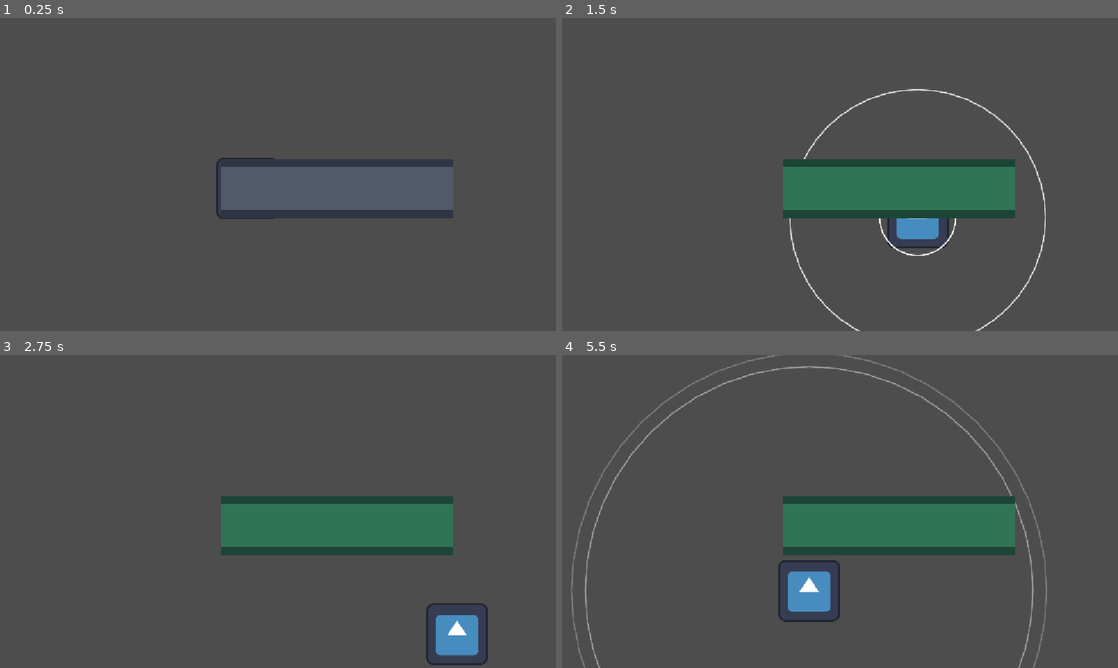
Above: before the commit, frames 1-4 (two rows, left to right).
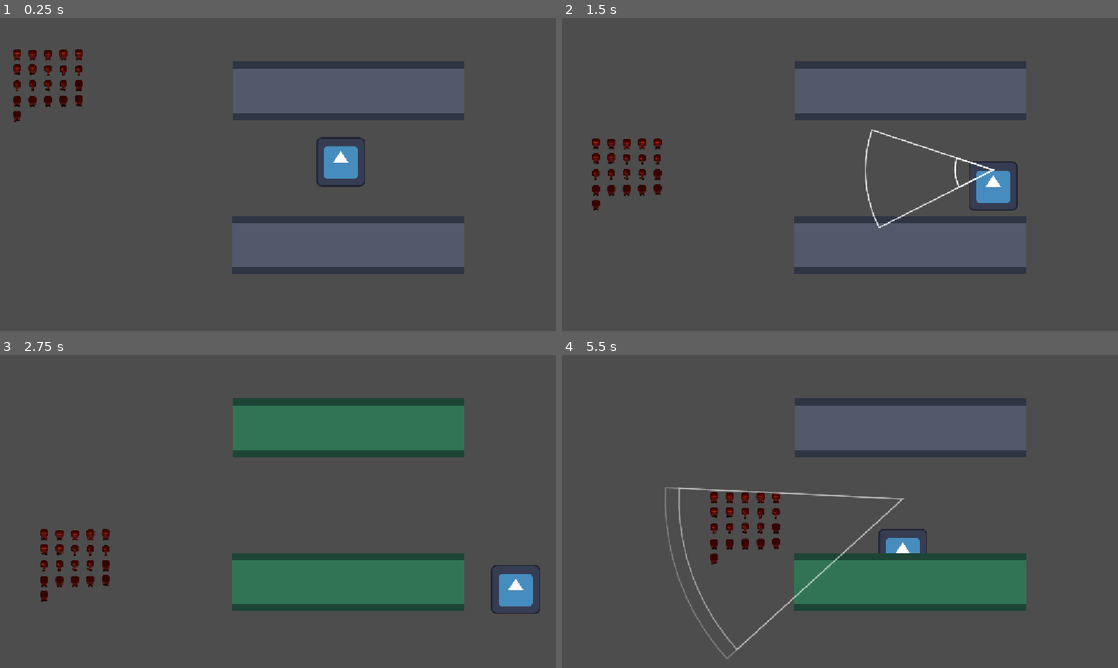
Above: after the commit, the same moments.

Repository: NightInsX/StinkyBonesTests
Game: Godot game, scene res://node_2d.tscn
The game is run twice, just before and just after one commit, with the same random seed, the same clock (stepped at 60 frames per second) and the same inputs. The engine's default icon, where the game draws it, is replaced by a stand-in: a white triangle on a blue panel in a dark square.
Inputs (mouse positions are in pixels of both pictures, inside the frame that each line leads up to):
- Up to frame 1 (0.25 s): no input
- Up to frame 2 (1.5 s): move the mouse to (962, 158) at 0.52 s; press the mouse at (962, 158) at 0.53 s; hold D (Right) 0.53-1.28 s; move the mouse to (728, 190) at 1.27 s; release the mouse at (728, 190) at 1.28 s; hold S (Down) from 1.28 s (still down); click (728, 190) at 1.35 s
- Up to frame 3 (2.75 s): move the mouse to (333, 442) at 2.02 s; release S (Down) at 2.03 s; press the mouse at (333, 442) at 2.03 s; hold D (Right) from 2.03 s (still down)
- Up to frame 4 (5.5 s): move the mouse to (812, 574) at 2.77 s; release D (Right) at 2.78 s; release the mouse at (812, 574) at 2.78 s; hold W (Up) 2.78-3.53 s; click (812, 574) at 2.85 s; move the mouse to (1006, 558) at 3.52 s; press the mouse at (1006, 558) at 3.53 s; hold A (Left) 3.53-5.03 s; move the mouse to (673, 464) at 4.27 s; release the mouse at (673, 464) at 4.28 s; click (673, 464) at 4.35 s; move the mouse to (867, 511) at 5.02 s; press the mouse at (867, 511) at 5.03 s; hold S (Down) from 5.03 s (still down)

The runs differ from the first frame. In frame 1, 24% of the frame differs, in the area x 2-84%, y 10-82%; in frame 2, 24%; in frame 3, 26%; in frame 4, 26%, in the area x 1-88%, y 0-100%.

Commit message:
Cambiado el sistema de ondas y se a añadido un enemigo

Diff:
--- /dev/null
+++ b/enemigo.gd
@@ -0,0 +1,137 @@
+extends CharacterBody2D
+
+const Ecolocalización = preload("res://scenes/echo.tscn")
+
+@export var velocidad_max: float = 150.0
+@export var frenado: float = 900.0
+@export var llegada: float = 12.0  # distancia a la que se considera que ha llegado
+@export var pausa_min: float = 0.5  # segundos parado entre destino y destino
+@export var pausa_max: float = 1.8
+@export var margen: float = 40.0  # no se acerca a los bordes del mapa
+
+@export var onda_max_radius: float = 200.0
+@export var onda_duration: float = 0.7
+@export var onda_intervalo: float = 2  # media entre lans y lans
+
+@export var distancia_carga: float = 600.0  # si la oye más cerca de esto, va a por ella
+@export var memoria_segundos: float = 3.5  # cuánto recuerda dónde la oyó
+
+@onready var _oido: Area2D = $Oido
+
+var _destino: Vector2 = Vector2.ZERO
+var _pausa: float = 0.0
+var _espera_onda: float = 0.0
+var _memoria: float = 0.0
+var _ultima_onda_pos: Vector2 = Vector2.ZERO
+
+
+func _ready() -> void:
+	_destino = _punto_aleatorio()
+	# Que no dispare en el mismo instante que la Girl, para no solaparse.
+	_espera_onda = randf_range(0.4, onda_intervalo)
+	print("[enemigo] primera meta ", _destino)
+	# Oye las ondas de la Girl; las suyas van en otra capa, así que no se
+	# oye a sí mismo.
+	if _oido == null:
+		push_warning("enemigo.gd: falta el Area2D hijo 'Oido', no oirá a la Girl")
+	else:
+		_oido.collision_mask = Echo.CAPA_ONDA_JUGADORA
+		_oido.area_entered.connect(_on_onda_entrada)
+
+
+func _physics_process(delta: float) -> void:
+	_gastar_memoria(delta)
+	_moverse(delta)
+	_lanzar_onda(delta)
+
+
+func _on_onda_entrada(area: Area2D) -> void:
+	if not area.is_in_group(Echo.AREA_GROUP):
+		return
+	var onda := area.get_parent() as Echo
+	if onda == null:
+		return
+
+	_ultima_onda_pos = onda.global_position
+
+	_memoria = memoria_segundos
+	print("[enemigo] OÍDO: Girl en ", _ultima_onda_pos,
+		" dist=", global_position.distance_to(_ultima_onda_pos),
+		" recuerda ", memoria_segundos, "s")
+
+
+func _gastar_memoria(delta: float) -> void:
+	if _memoria <= 0.0:
+		return
+	_memoria -= delta
+	if _memoria <= 0.0:
+		_memoria = 0.0
+		print("[enemigo] se le ha pasado: vuelve a pasearse")
+
+
+# Carga contra el punto que oyó, si aún lo recuerda y no está demasiado lejos.
+func _cargando() -> bool:
+	return _memoria > 0.0 \
+		and global_position.distance_to(_ultima_onda_pos) < distancia_carga
+
+
+func _moverse(delta: float) -> void:
+	# Cargar tiene prioridad: si no, el enemigo se pasea sin enterarse.
+	if _cargando():
+		_ir_a(_ultima_onda_pos, delta)
+		return
+
+	# Está esperando entre destinos: frena hasta quedarse quieto.
+	if _pausa > 0.0:
+		_pausa -= delta
+		_frenar(delta)
+		return
+
+	if global_position.distance_to(_destino) <= llegada:
+		_pausa = randf_range(pausa_min, pausa_max)
+		_destino = _punto_aleatorio()
+		print("[enemigo] nueva meta ", _destino)
+		_frenar(delta)
+		return
+
+	_ir_a(_destino, delta)
+
+
+func _ir_a(punto: Vector2, _delta: float) -> void:
+	velocity = (punto - global_position).normalized() * velocidad_max
+	move_and_slide()
+
+
+func _frenar(delta: float) -> void:
+	velocity = velocity.move_toward(Vector2.ZERO, frenado * delta)
+	move_and_slide()
+
+
+func _lanzar_onda(delta: float) -> void:
+	_espera_onda -= delta
+	if _espera_onda > 0.0:
+		return
+	_espera_onda = randf_range(onda_intervalo * 0.7, onda_intervalo * 1.3)
+
+	var wave := Ecolocalización.instantiate() as Echo
+
+	wave.capa = Echo.CAPA_ONDA_ENEMIGA
+	wave.max_radius = onda_max_radius
+	wave.duration = onda_duration
+	add_child(wave)
+
+	wave.top_level = true
+	wave.global_position = global_position
+
+	wave.rotation = randf() * TAU
+
+	print("[enemigo] onda lanzada en ", wave.global_position, " radio=", wave.max_radius)
+
+
+
+func _punto_aleatorio() -> Vector2:
+	var area := get_viewport_rect().grow(-margen)
+	return Vector2(
+		randf_range(area.position.x, area.end.x),
+		randf_range(area.position.y, area.end.y)
+	)
--- a/node_2d.tscn
+++ b/node_2d.tscn
@@ -3,15 +3,27 @@
 [ext_resource type="Script" uid="uid://b530156is5fdc" path="res://scripts/character_body_2d.gd" id="1_0e48y"]
 [ext_resource type="Texture2D" uid="uid://dj3h0rabrid5m" path="res://icon.svg" id="2_epypp"]
 [ext_resource type="PackedScene" path="res://scenes/pasillo.tscn" id="3_pasillo"]
+[ext_resource type="Script" uid="uid://cyef8mye6q3wp" path="res://enemigo.gd" id="4_q6r6c"]
+[ext_resource type="Texture2D" uid="uid://m1am600blsbx" path="res://graphics/sprites/girl.png" id="5_kdubu"]
 
 [sub_resource type="RectangleShape2D" id="RectangleShape2D_ybya7"]
 size = Vector2(131, 130)
+
+[sub_resource type="CircleShape2D" id="CircleShape2D_oido"]
+radius = 55.0
+
+[sub_resource type="RectangleShape2D" id="RectangleShape2D_vjsud"]
+size = Vector2(144, 136)
+
+[sub_resource type="CircleShape2D" id="CircleShape2D_oido_enemigo"]
+radius = 60.0
 
 [node name="Node2D" type="Node2D" unique_id=1357452882]
 position = Vector2(-2, 4)
 
 [node name="girl" type="CharacterBody2D" parent="." unique_id=339200328]
-position = Vector2(514, 349)
+position = Vector2(708, 294)
+scale = Vector2(0.8, 0.8)
 script = ExtResource("1_0e48y")
 metadata/_edit_group_ = true
 
@@ -22,5 +34,35 @@
 position = Vector2(-1, -1)
 shape = SubResource("RectangleShape2D_ybya7")
 
+[node name="Oido" type="Area2D" parent="girl" unique_id=1862528305]
+collision_layer = 0
+collision_mask = 0
+
+[node name="CollisionShape2D" type="CollisionShape2D" parent="girl/Oido" unique_id=688803818]
+shape = SubResource("CircleShape2D_oido")
+
 [node name="Pasillo" parent="." unique_id=844598171 instance=ExtResource("3_pasillo")]
-position = Vector2(700, 349)
+position = Vector2(724, 147)
+
+[node name="Pasillo2" parent="." unique_id=1569722931 instance=ExtResource("3_pasillo")]
+position = Vector2(723, 466)
+
+[node name="Enemigo" type="CharacterBody2D" parent="." unique_id=1308254453]
+position = Vector2(95, 100)
+script = ExtResource("4_q6r6c")
+metadata/_edit_group_ = true
+
+[node name="Sprite2D" type="Sprite2D" parent="Enemigo" unique_id=954296086]
+modulate = Color(1, 0.24524, 0.18784568, 1)
+texture = ExtResource("5_kdubu")
+
+[node name="CollisionShape2D" type="CollisionShape2D" parent="Enemigo" unique_id=1131518554]
+position = Vector2(-1, 1)
+shape = SubResource("RectangleShape2D_vjsud")
+
+[node name="Oido" type="Area2D" parent="Enemigo" unique_id=974731179]
+collision_layer = 0
+collision_mask = 0
+
+[node name="CollisionShape2D" type="CollisionShape2D" parent="Enemigo/Oido" unique_id=1290024390]
+shape = SubResource("CircleShape2D_oido_enemigo")
--- a/scripts/character_body_2d.gd
+++ b/scripts/character_body_2d.gd
@@ -1,7 +1,7 @@
 extends CharacterBody2D
 
 
-const SPEED = 300.0
+const SPEED = 250.0
 const Ecolocalización = preload("res://scenes/echo.tscn")
 
 @export var wave_max_radius: float = 500.0
@@ -10,10 +10,19 @@
 
 var cooldown := Timer.new()
 
+@onready var _oido: Area2D = $Oido
+
+
 func _ready() -> void:
 	add_child(cooldown)
 	cooldown.wait_time = wave_cooldown
 	cooldown.one_shot = true
+
+	if _oido == null:
+		push_warning("character_body_2d.gd: falta el Area2D hijo 'Oido', no oirá nada")
+	else:
+		_oido.collision_mask = Echo.CAPA_ONDA_ENEMIGA
+		_oido.area_entered.connect(_on_onda_entrada)
 
 
 func _physics_process( _delta: float) -> void:
@@ -25,24 +34,31 @@
 	move_and_slide()
 
 
-# El Timer actúa de enfriamiento: mientras esté parado se puede volver a
-# lanzar. Con one_shot se para solo al expirar, así que no hay que resetearlo.
 func _unhandled_input(event: InputEvent) -> void:
 	if event.is_action_pressed("Echo") and cooldown.is_stopped():
 		emitir_onda()
 
 
+func _on_onda_entrada(area: Area2D) -> void:
+	if not area.is_in_group(Echo.AREA_GROUP):
+		return
+	var onda := area.get_parent() as Echo
+	if onda == null:
+		return
+	print("[jugadora] OÍDO: onda desde ", onda.global_position, " radio=", onda.radio_actual())
+
+
 func emitir_onda() -> void:
 	var wave := Ecolocalización.instantiate() as Echo
-	# Hija de la niña, no de la escena: así la onda nace pegada a ella.
-	add_child(wave)
-	# Ojo: al ser hija hay que posicionarla en coordenadas LOCAL. Si le
-	# pusiéramos global_position antes de add_child(), su position ya valdría
-	# (514, 349) y al colgar de la niña se sumaría otra vez el transform del
-	# padre, dejando la onda en (1028, 698), en el pasillo de al lado.
-	wave.position = Vector2.ZERO
+
+	wave.capa = Echo.CAPA_ONDA_JUGADORA
 	wave.max_radius = wave_max_radius
 	wave.duration = wave_duration
+	add_child(wave)
+
+	wave.top_level = true
+	wave.global_position = global_position
+	wave.rotation = (get_global_mouse_position() - global_position).angle()
 	cooldown.start()
 
-	print("[personaje] onda lanzada en ", wave.global_position, " radio=", wave.max_radius)
+	print("[personaje] onda lanzada en ", wave.global_position, " radio=", wave.max_radius, " dir=", wave.rotation)
--- a/scripts/echo.gd
+++ b/scripts/echo.gd
@@ -1,21 +1,33 @@
 class_name Echo
 extends Node2D
 
-# La onda NO busca cuerpos: solo lleva un Area2D cuyo radio crece.
-# Cada objeto que quiera "oírla" se suscribe con su propio Area2D
-# (ver scripts/pasillo.gd), así que no hace falta ninguna lista de cuerpos
+# Onda cónica: un sector que se abre `angulo` grados y apunta en la
+# dirección de rotation (la del ratón en el momento de lanzarla).
+#
+# La onda NO busca cuerpos: solo lleva un Area2D cuya forma crece. Cada
+# objeto que quiera "oírla" se suscribe con su propio Area2D (ver
+# scripts/pasillo.gd), así que no hace falta ninguna lista de cuerpos
 # detectados aquí ni conectar señales a mano.
 const AREA_GROUP := "echo_onda"
 
-@export var max_radius : float = 200.0
-@export var duration:float = 1
-@export var ring_count = 2
+# Capas de colisión: deciden quién oye a quién. Quien lanza la onda elige en
+# qué capa la mete, y cada oyente pone en su máscara las capas que le
+# interesan. Así el filtrado lo hace la física y ningún script tiene que
+# descartar ondas ajenas a mano.
+const CAPA_ONDA_JUGADORA := 2  # bit 2: la oye la Girl y el Pasillo
+const CAPA_ONDA_ENEMIGA := 4  # bit 3: solo la oye la Girl
+
+@export var max_radius : float = 200.0 #Radio si se necesita se aumenta
+@export var duration:float = 1 #duracion en pantalla
+@export var ring_count = 2	#puramente cosmetico
 @export var ring_delay = 0.1
 @export var color_wave :Color = Color(1.0, 1.0, 1.0)
 @export var line_width = 3
+@export var angulo : float = 45.0  # apertura del cono, en grados
+@export var capa : int = 1  # en qué collision_layer se mete la onda
 var _elapsed : float = 0.0
 var _wave_area : Area2D = null
-var _wave_shape : CircleShape2D = null
+var _wave_shape : ConvexPolygonShape2D = null
 
 
 # Called when the node enters the scene tree for the first time.
@@ -27,7 +39,7 @@
 	_elapsed += delta
 	queue_redraw()
 
-	_wave_shape.radius = _current_radius(0.0)
+	_wave_shape.points = _forma_cono(_current_radius(0.0))
 
 	if _elapsed >= _total_lifetime():
 		queue_free()
@@ -40,8 +52,7 @@
 
 
 func _build_wave_area() -> void:
-	_wave_shape = CircleShape2D.new()
-	_wave_shape.radius = 0.0
+	_wave_shape = ConvexPolygonShape2D.new()
 
 	var collision := CollisionShape2D.new()
 	collision.name = "CollisionShape2D"
@@ -50,9 +61,11 @@
 	_wave_area = Area2D.new()
 	_wave_area.name = "WaveArea"
 	_wave_area.add_to_group(AREA_GROUP)
+	_wave_area.collision_layer = capa
+	_wave_area.collision_mask = 0
 	# monitoring = false: a la onda no le interesa detectar nada, solo que
 	# otras áreas puedan detectar su forma. monitorable = true (por defecto)
-	# es lo que permite que un pasillo la vea.
+	# es lo que permite que un oyente la vea.
 	_wave_area.monitoring = false
 	_wave_area.monitorable = true
 	_wave_area.add_child(collision)
@@ -63,7 +76,7 @@
 func _draw() -> void:
 	for i in range(ring_count):
 		var offset : float = i * ring_delay
-		var t := (_elapsed - offset) / duration
+		var t := (_elapsed - offset) / duration		#variable para la animación
 		if t < 0.0 or t > 1.0:
 			continue
 
@@ -73,20 +86,35 @@
 		var color := color_wave
 		color.a = alpha
 
-		_draw_circle_outline(radius, color, line_width)
+		# Contorno del sector: del centro al inicio del arco, el arco, y de
+		# vuelta al centro. draw_polyline une puntos consecutivos.
+		var puntos := PackedVector2Array()
+		puntos.append(Vector2.ZERO)
+		puntos.append_array(_arco(radius, 10))
+		puntos.append(Vector2.ZERO)
+		draw_polyline(puntos, color, line_width, true)
 
 
-func _draw_circle_outline(radius: float, color: Color, width: float) -> void:
-	# Calcula los puntos del círculo a mano y los une con draw_polyline().
-	# No depende de draw_arc(), así que funciona en cualquier versión.
-	var points := PackedVector2Array()
-	var segments := 48
+# Puntos del arco del sector, en coordenadas locales y centrado en el eje +X
+# (que es hacia donde apunta rotation). Lo usan tanto el dibujo como la forma
+# de colisión, así que lo que se ve y lo que detecta el pasillo son
+# exactamente la misma cosa.
+func _arco(radius: float, segmentos: int) -> PackedVector2Array:
+	var medio := deg_to_rad(angulo) * 0.5
+	var puntos := PackedVector2Array()
+	for i in range(segmentos + 1):
+		var a := -medio + (float(i) / segmentos) * (medio * 2.0)
+		puntos.append(Vector2(cos(a), sin(a)) * radius)
+	return puntos
 
-	for i in range(segments + 1):
-		var angle := (float(i) / segments) * TAU
-		points.append(Vector2(cos(angle), sin(angle)) * radius)
 
-	draw_polyline(points, color, width, true)
+# El cono como polígono convexo, para la física. Con menos segmentos que en
+# el dibujo: nobody needs the collision to be pixel-perfect.
+func _forma_cono(radius: float) -> PackedVector2Array:
+	var puntos := PackedVector2Array()
+	puntos.append(Vector2.ZERO)
+	puntos.append_array(_arco(radius, 4))
+	return puntos
 
 
 func _current_radius(offset: float) -> float:
--- a/scripts/pasillo.gd
+++ b/scripts/pasillo.gd
@@ -12,6 +12,9 @@
 
 
 func _ready() -> void:
+	# Solo oye las ondas que lanza la jugadora. Las del enemigo van en otra
+	# capa, así que ni siquiera le llegan por aquí.
+	collision_mask = Echo.CAPA_ONDA_JUGADORA
 	area_entered.connect(_on_area_entered)
 	_pintar(false)
 
Not shown, added: enemigo.gd.uid
